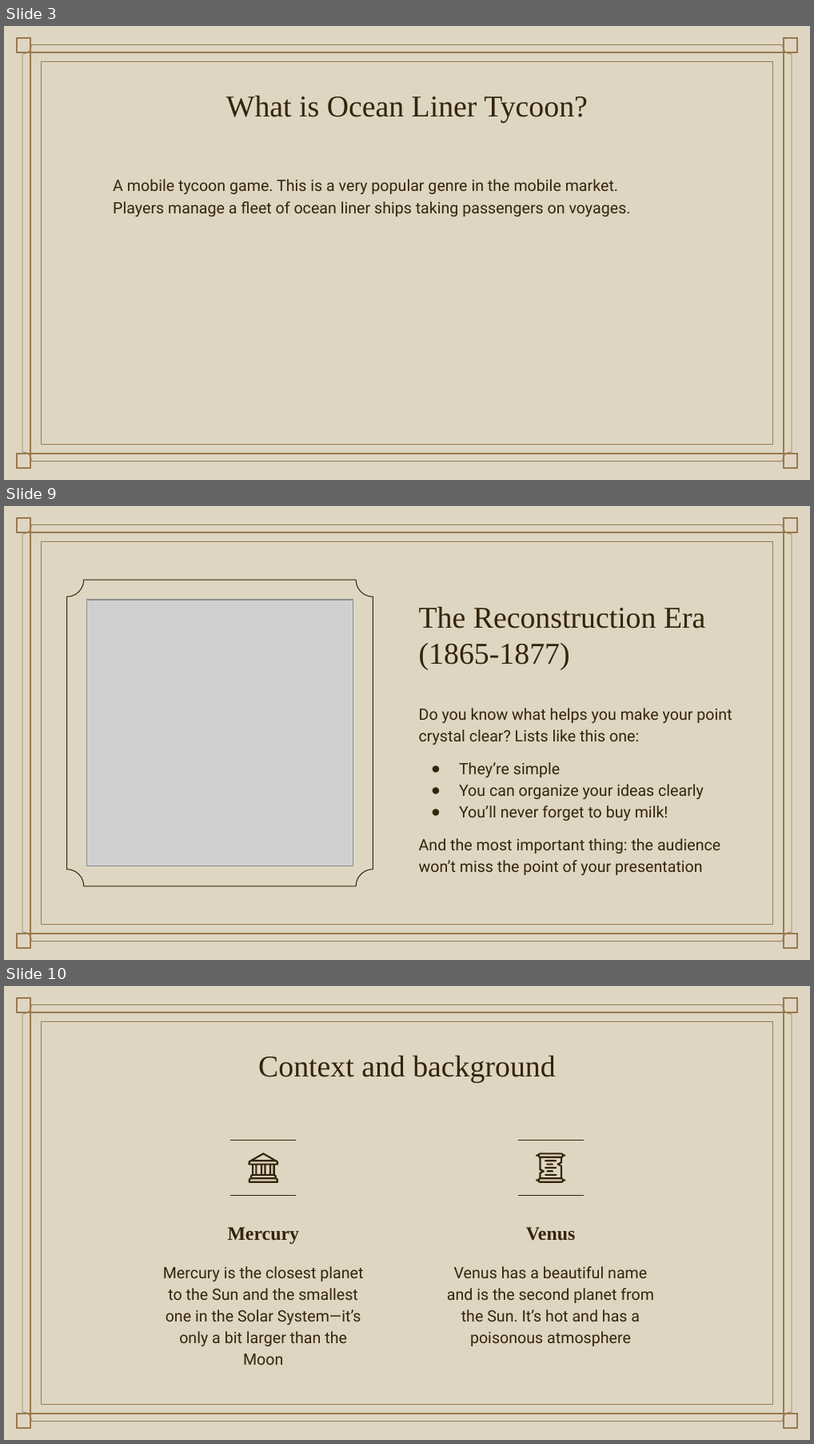
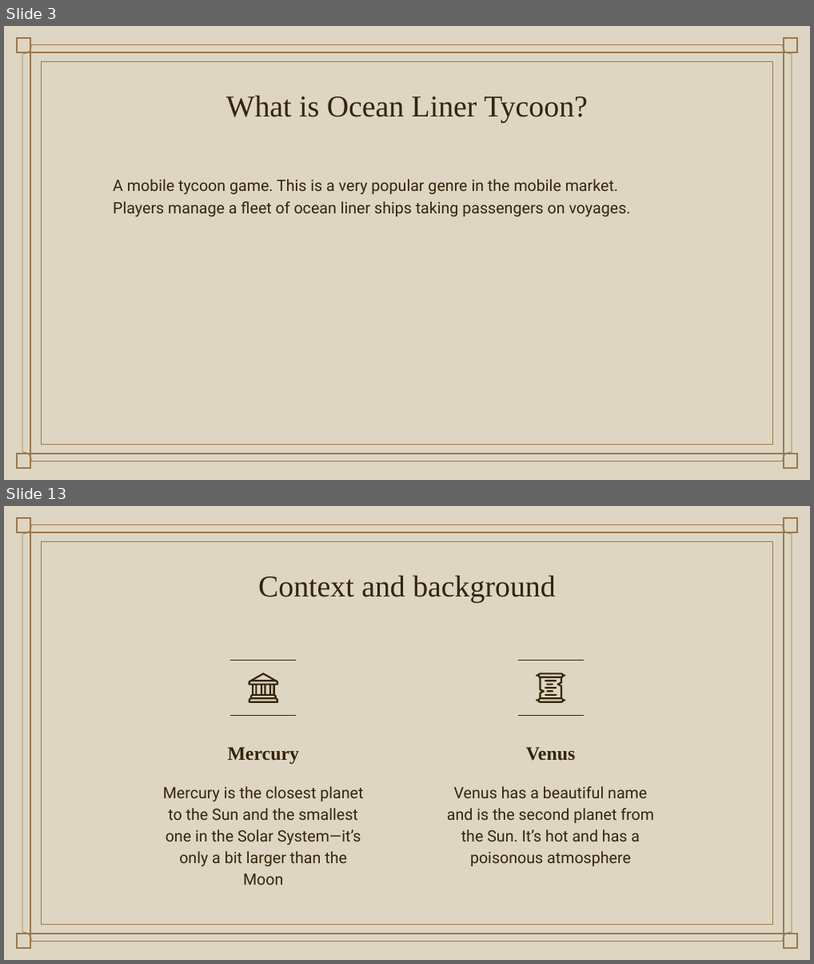
Before and after one commit to LyciaStenson/OceanLinerTycoon, a slide deck: Documents/Ocean Liner Tycoon Pitch.pptx. Shown one above the other, each under a label of ours: slides 3, 9 and 10 before the commit, slides 3 and 13 after it; the slides between them are not shown. The pictures are 814x1444 and 814x964 pixels, drawn with LibreOffice and Linux fonts; fonts in the diff are those of the drawing; grey boxes stand for pictures; background and template pictures are left out. Boxes give left, top, right and bottom in pixels: in the first picture for what was removed or moved away, otherwise in the second. Text is boxed around its words. In the diff, an @@ line names an element or a change of style, - is before the commit and + after.

```diff
--- a/Documents/Ocean Liner Tycoon Pitch.pptx
+++ b/Documents/Ocean Liner Tycoon Pitch.pptx
@@ slide 9 removed at bbox=[4, 506, 810, 960], background picture (left out); not listed: 7 template elements that a slide beside it also shows @@
@@ plaque removed at bbox=[67, 580, 374, 886] @@
@@ picture removed at bbox=[87, 600, 353, 866] @@
@@ title removed at bbox=[419, 606, 706, 670] @@
-The Reconstruction Era (1865-1877)
@@ subtitle removed at bbox=[419, 708, 732, 875] @@
-Do you know what helps you make your point crystal clear? Lists like this one:
-● They’re simple
-● You can organize your ideas clearly
-● You’ll never forget to buy milk!
-And the most important thing: the audience won’t miss the point of your presentation
@@ what was slide 10 is now slide 13 @@
```
Also in this commit, not shown: 3 slides changed, 3 slides added, 1 other slide removed, 3 other files.
